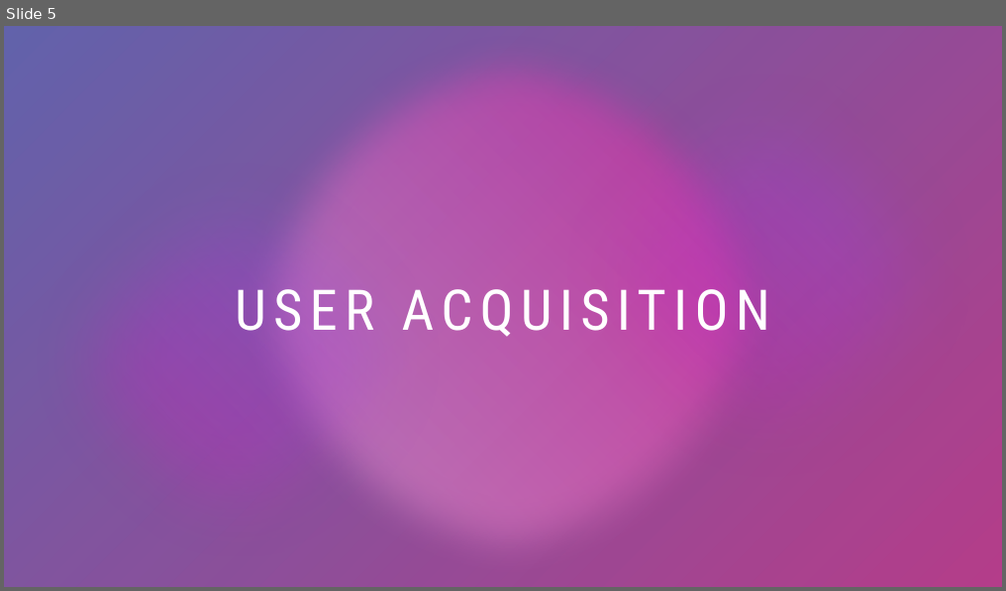
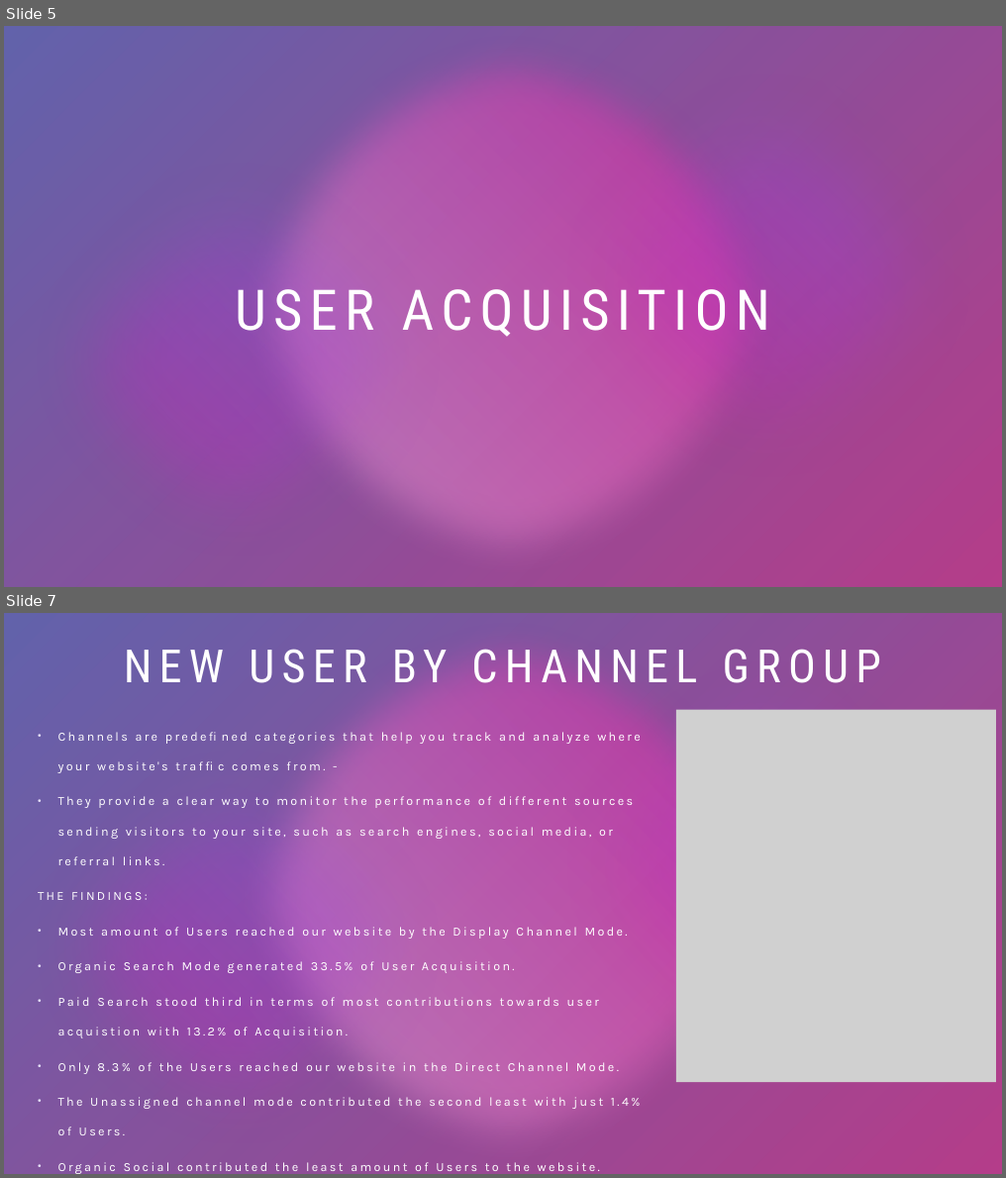
Before and after one commit to ShanmugavelS26/Promilo-Task, a slide deck: Promilo_Assignment(BA).pptx. Shown one above the other, each under a label of ours: slide 5 before the commit, slides 5 and 7 after it; the slides between them are not shown. The pictures are 1006x591 and 1006x1178 pixels, drawn with LibreOffice and Linux fonts; fonts in the diff are those of the drawing; grey boxes stand for pictures; background and template pictures are left out; a plain dark background stands for a picture behind light text. Boxes give left, top, right and bottom in pixels: in the first picture for what was removed or moved away, otherwise in the second. Text is boxed around its words. In the diff, an @@ line names an element or a change of style, - is before the commit and + after.

Commit message:
Updated PPT
Updated PPT

```diff
--- a/Promilo_Assignment(BA).pptx
+++ b/Promilo_Assignment(BA).pptx
@@ slide 7 added at [4,613,1002,1174], background picture (left out); not listed: 7 template elements that a slide beside it also shows @@
@@ title added at [124,649,881,683], 44.1 pt, text #FFFFFF @@
+NEW USER BY CHANNEL GROUP
@@ picture added at [676,710,996,1082] @@
@@ text added at [38,735,641,1174], 12 pt, text #FFFFFF @@
+  • Channels are predefined categories that help you track and analyze where your website's traffic comes from. -
+  • They provide a clear way to monitor the performance of different sources sending visitors to your site, such as search engines, social media, or referral links.
+  THE FINDINGS:
+  • Most amount of Users reached our website by the Display Channel Mode.
+  • Organic Search Mode generated 33.5% of User Acquisition.
+  • Paid Search stood third in terms of most contributions towards user acquistion with 13.2% of Acquisition.
+  • Only 8.3% of the Users reached our website in the Direct Channel Mode.
+  • The Unassigned channel mode contributed the second least with just 1.4% of Users.
+  • Organic Social contributed the least amount of Users to the website.
```
Also in this commit, not shown: 24 other slides added.
